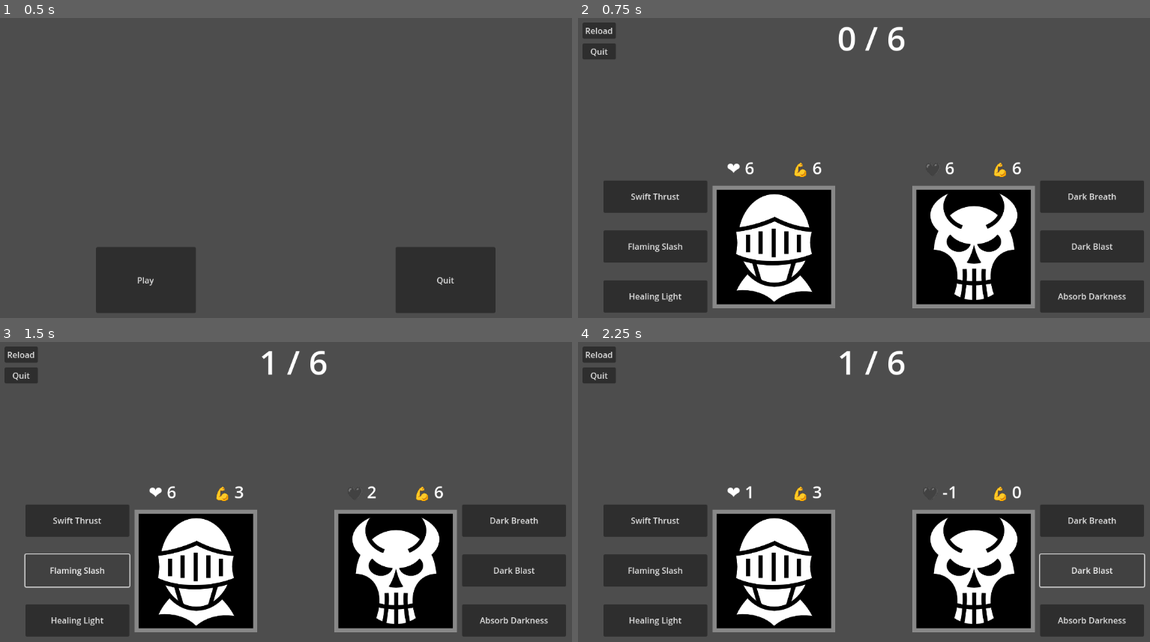
Above: before the commit, frames 1-4 (two rows, left to right).
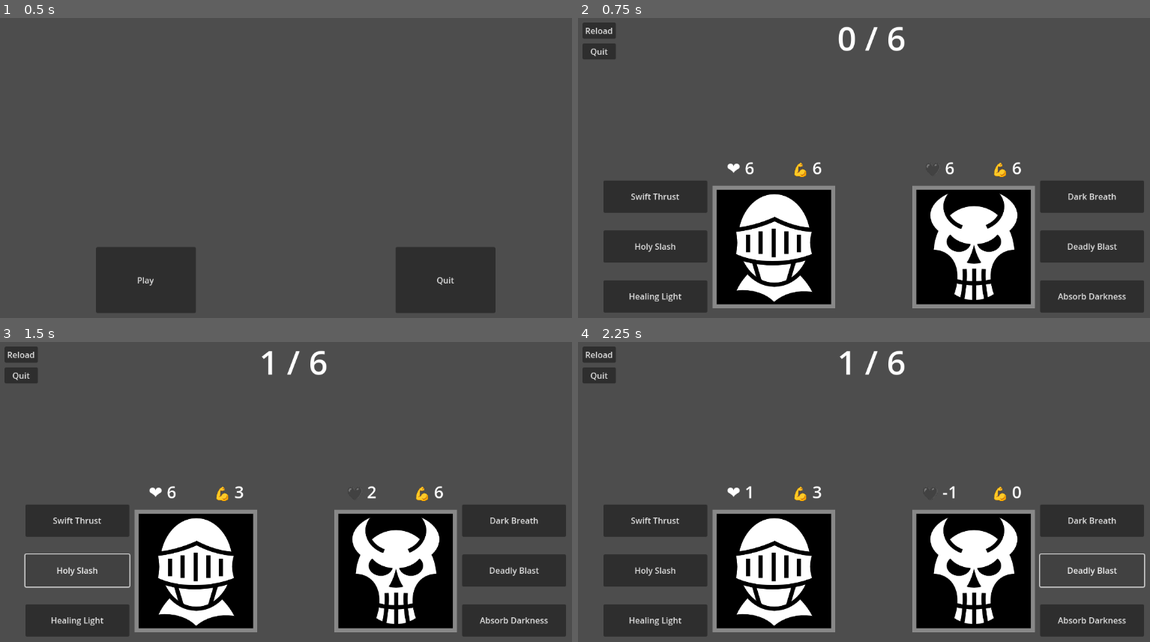
Above: after the commit, the same moments.

Repository: mtcruz/EPICNESS
Game: Godot game, scene res://main.tscn
The game is run twice, just before and just after one commit, with the same random seed, the same clock (stepped at 60 frames per second) and the same inputs.
Inputs:
- Up to frame 1 (0.5 s): no input
- Up to frame 2 (0.75 s): click "Play" at 0.5 s
- Up to frame 3 (1.5 s): click "Flaming Slash" (after the commit: "Holy Slash") at 1.25 s
- Up to frame 4 (2.25 s): click "Dark Blast" (after the commit: "Deadly Blast") at 2 s

Frame 1 is identical in both runs. In frame 2, 0.3% of the frame differs, in the area x 8-95%, y 75-78%; in frame 3, 0.3%; in frame 4, 0.3%.

Commit message:
Polish move names

Diff:
--- a/Luta.tscn
+++ b/Luta.tscn
@@ -27,7 +27,7 @@
 offset_top = 416.0
 offset_right = 256.0
 offset_bottom = 478.0
-text = "Flaming Slash"
+text = "Holy Slash"
 
 [node name="hero_move_3" type="Button" parent="."]
 offset_left = 56.0
@@ -48,7 +48,7 @@
 offset_top = 416.0
 offset_right = 1096.0
 offset_bottom = 478.0
-text = "Dark Blast"
+text = "Deadly Blast"
 
 [node name="villain_move_3" type="Button" parent="."]
 offset_left = 896.0
